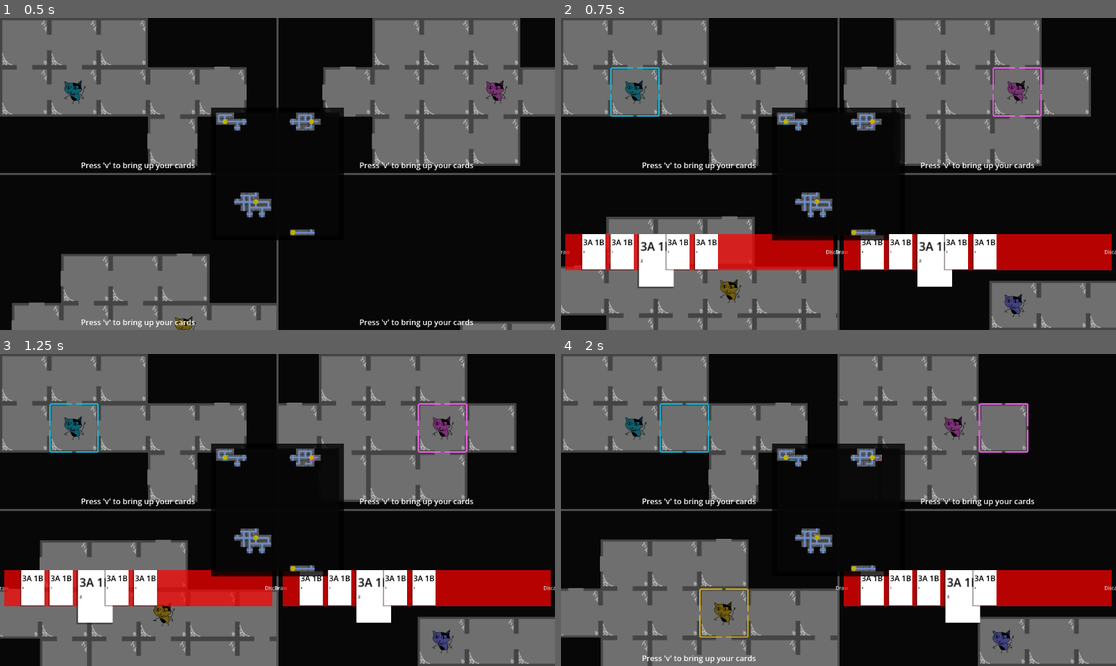
Above: before the commit, frames 1-4 (two rows, left to right).
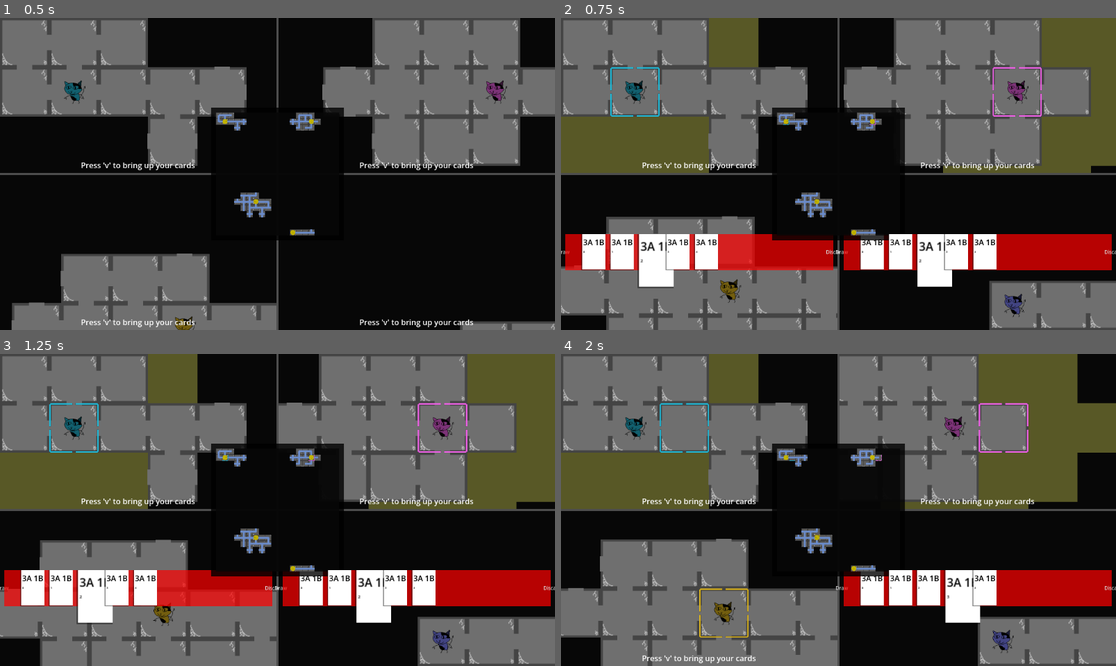
Above: after the commit, the same moments.

Repository: emrysshevek/gameganggame
Game: Godot game, scene res://scenes/GameScene.tscn
Two runs of this game, one before a commit and one after it. Both use one fixed random seed, a clock stepped at 60 frames per second and the inputs below.
Inputs (mouse positions are in pixels of both pictures, inside the frame that each line leads up to):
- Up to frame 1 (0.5 s): no input
- Up to frame 2 (0.75 s): tap V (debug_v) at 0.5 s; move the mouse to (960, 158) at 0.52 s; hold D (move_right) from 0.53 s (still down); click (960, 158) at 0.6 s
- Up to frame 3 (1.25 s): keep holding D (move_right)
- Up to frame 4 (2 s): release D (move_right) at 1.25 s; click (705, 588) at 1.27 s

Frame 1 is identical in both runs. In frame 2, 12% of the frame differs, in the area x 0-100%, y 0-50%; in frame 3, 13%; in frame 4, 15%.
Error after the commit: Invalid access to property or key 'target_range_max' on a base object of type 'Nil'. (res://scenes/grid_manager.gd:179)

Commit message:
added targetting highlight
ToDo:
*refactor grid_manager->highlight targettable tiles and card->validate target so they aren't both checking distance and tile type
*make tile highlights go away after targetting ended
*test highlights only appearing for correct player and not on minimap? maybe show them on minimap..

Diff:
--- a/cards/card.gd
+++ b/cards/card.gd
@@ -1,7 +1,5 @@
 class_name Card
 extends Control
-
-enum target_types{caster, character, explored_tile, unexplored_tile}
 
 #region Signals
 signal clicked()
@@ -16,8 +14,9 @@
 @export var deck: Deck = null
 @export var pile: Pile = null
 var is_faceup: bool = true
-var targets: Dictionary[Node, target_types]
-var targets_required: Dictionary[target_types, int]
+var targets: Dictionary[Node, Model.ObjectTypes]
+var targets_required: Dictionary[Model.ObjectTypes, int]
+@onready var target_range_max:int = 3 #set to 0 to auto-target own character or tile
 
 @export var focus: Focusable
 
@@ -48,7 +47,7 @@
 		_costs_hbox.add_child(label)
 
 	#testing
-	targets_required[target_types.unexplored_tile] = 1
+	targets_required[Model.ObjectTypes.TILE] = 1
 #endregion
 
 
@@ -78,7 +77,7 @@
 func play() -> void:
 	targets.clear()
 	#check if targetting is needed by the card
-	if targets_required.has(target_types.caster) == true:
+	if targets_required.has(Model.ObjectTypes.PLAYER_CHARACTER) == true && target_range_max == 0:
 		#no targetting needed, only affects caster. some other types may not require targetting and can be added here
 		#play card effect
 		_trigger_play_ability()
@@ -86,12 +85,14 @@
 		#call state machine to switch to 'targetting' state, pass it card owner so events knows who is calling for switch
 		Events.request_input_state_transition.emit(Model.InputState.TARGET, owning_character)
 
-func validate_target(potential_target:Tile): #overwrite(?) this for sub-class cards
+func validate_target(potential_target:Tile, just_checking:bool) -> bool: #overwrite(?) this for sub-class cards
 	#called from the cursor when the player selects a target with the cursor in TARGET state
 	#the OBJECT_TYPE of the target is already checked by the tile, but not necessarily target_type
 	if potential_target.is_tile_revealed == false:
-		targets[potential_target] = target_types.unexplored_tile
-		check_targetting_finished()
+		if just_checking == false:
+			targets[potential_target] = Model.ObjectTypes.TILE
+		return true
+	return false
 
 func check_targetting_finished():
 	if targets_required.size() > targets.size():
@@ -100,40 +101,60 @@
 		#verifying that player hasn't selected too many targets
 		targets.clear() #so they can start over
 		pass #stay in targetting mode, indicate player to re-pick targets
-	var approved_targets: Dictionary[target_types, int]
-	#check each target type that is required to see if the right number of each have been provided
+	#var approved_targets: Dictionary[Model.ObjectTypes, int]
+	##check each target type that is required to see if the right number of each have been provided
+	#for each_target_type in targets_required.keys():
+		#for each_node_type in targets.values():
+			#if approved_targets.has(each_node_type) == true:
+				#approved_targets[each_node_type] += 1
+			#else:
+				#approved_targets[each_node_type] = 1
+	#checks that the 'approved targets' dictionary created above by counting types of targets in 'targets'
+	#matches the required targets
+	if targets_required.recursive_equal(translate_targets(), 1) == true:
+		Events.request_input_state_transition.emit(Model.InputState.CARD, owning_character)
+		_trigger_play_ability()
+	else:
+		print ("somehow player picked invalid targets")
+		assert(false)
+
+func translate_targets() -> Dictionary[Model.ObjectTypes, int]:
+	#returns a dictionary of all current targets that matches the formatting of 'targets_required' for comparison
+	var translated_target_dictionary:Dictionary[Model.ObjectTypes, int]
 	for each_target_type in targets_required.keys():
 		for each_node_type in targets.values():
-			if approved_targets.has(each_node_type) == true:
-				approved_targets[each_node_type] += 1
+			if translated_target_dictionary.has(each_node_type) == true:
+				translated_target_dictionary[each_node_type] += 1
 			else:
-				approved_targets[each_node_type] = 1
-	#checks that the 'approved targets' dictionary created above by counting types of targets in 'targets'
-	#matches the required targets
-	if targets_required.recursive_equal(approved_targets, 1) == true:
-		Events.request_input_state_transition.emit(Model.InputState.CARD, owning_character)
-		_trigger_play_ability()
-	else:
-		print ("somehow player picked invalid targets")
-		assert(false)
+				translated_target_dictionary[each_node_type] = 1
+	return translated_target_dictionary
 
 func get_my_target_types():
 	return targets_required.keys()
 
-func get_remaining_target_types() -> Array[target_types]:
-	var return_types:Array[target_types]
+func get_remaining_target_types() -> Array[Model.ObjectTypes]:
+	var return_types:Array[Model.ObjectTypes]
+	var translated_current_targets = translate_targets()
 	for each_required_type in targets_required.keys():
-		if targets.values().has(each_required_type):
-			if targets[each_required_type == targets_required[each_required_type]]:
+		if translated_current_targets.has(each_required_type) == true:
+			if targets_required[each_required_type] == translated_current_targets[each_required_type]:
 				pass
-			elif targets[each_required_type > targets_required[each_required_type]]:
-				print("too many targets selected")
-				assert(false)
-			elif targets[each_required_type < targets_required[each_required_type]]:
-				print("more targets needed")
+			else:
 				return_types.append(each_required_type)
 		else:
 			return_types.append(each_required_type)
+	#for each_required_type in targets_required.keys():
+		#if targets.values().has(each_required_type):
+			#if targets[each_required_type] == targets_required[each_required_type]:
+				#pass
+			#elif targets[each_required_type] > targets_required[each_required_type]:
+				#print("too many targets selected")
+				#assert(false)
+			#elif targets[each_required_type] < targets_required[each_required_type]:
+				#print("more targets needed")
+				#return_types.append(each_required_type)
+		#else:
+			#return_types.append(each_required_type)
 	return return_types
 
 func discard() -> void:
@@ -159,7 +180,7 @@
 
 
 func _trigger_discard_ability() -> void:
-	targets[owning_character] = target_types.caster
+	#targets[owning_character] = target_types.caster
 	owning_character.movement += 1
 #endregion
 
--- a/entities/character.gd
+++ b/entities/character.gd
@@ -116,3 +116,5 @@
 			cursor_sprite.set_remote_camera_transform(my_screen.player_sub_viewport.camera)
 		else:
 			character_sprite.set_remote_camera_transform(my_screen.player_sub_viewport.camera)
+		if new_state == Model.InputState.TARGET:
+			Utils.try_get_grid_man().highlight_targettable_tiles(get_my_current_playing_card(), grid_coordinates, 0)
--- a/entities/cursor_sprite.gd
+++ b/entities/cursor_sprite.gd
@@ -29,6 +29,6 @@
 			if character_ref.get_my_current_playing_card() != null:
 				var current_card = character_ref.get_my_current_playing_card()
 				var grid_man = Utils.try_get_grid_man()
-				current_card.validate_target(grid_man.get_tile_objects(current_card.get_remaining_target_types()[0], grid_coordinates))
-
+				if current_card.validate_target(grid_man.get_tile_objects(current_card.get_remaining_target_types()[0], grid_coordinates), false) == true:
+					current_card.check_targetting_finished()
 			#add the selected tile/object to the 'target' for the card being played in input_state_machine
--- a/global/model.gd
+++ b/global/model.gd
@@ -24,6 +24,16 @@
 ## Object Types.
 enum ObjectTypes {
 	TILE,
+	PLAYER_CHARACTER,
+}
+
+enum CullingLayers {
+	VISIBLE_ALL,
+	VISIBLE_MINIMAP_ONLY,
+	VISIBLE_P1_ONLY,
+	VISIBLE_P2_ONLY,
+	VISIBLE_P3_ONLY,
+	VISIBLE_P4_ONLY,
 }
 
 ## Action StringNames. These should be a 1:1 mapping to the actions defined in
--- a/scenes/Tile.tscn
+++ b/scenes/Tile.tscn
@@ -77,3 +77,8 @@
 points = PackedVector2Array(65, 60, 125, 60)
 width = 20.0
 default_color = Color(0.5254902, 0.6862745, 0.9882353, 1)
+
+[node name="SelectionHighlight" type="Polygon2D" parent="Tile_Bkgd" unique_id=1783550796]
+visibility_layer = 0
+color = Color(1, 1, 0.40392157, 0.3254902)
+polygon = PackedVector2Array(64, 0, 64, 64, 0, 64, 0, 0)
--- a/scenes/game_scene.gd
+++ b/scenes/game_scene.gd
@@ -96,7 +96,14 @@
 	minimap_viewport.set_fade(0.8)
 	minimap_viewport.set_stretch(false)
 	minimap_viewport.position = minimap_coords[number_of_players - 1]
-	var culling_dictionary:Dictionary[int,bool] = {0:true, 1:true}
+	var culling_dictionary:Dictionary[Model.CullingLayers,bool] = {
+		Model.CullingLayers.VISIBLE_ALL:true,
+		Model.CullingLayers.VISIBLE_MINIMAP_ONLY:true,
+		Model.CullingLayers.VISIBLE_P1_ONLY:false,
+		Model.CullingLayers.VISIBLE_P2_ONLY:false,
+		Model.CullingLayers.VISIBLE_P3_ONLY:false,
+		Model.CullingLayers.VISIBLE_P4_ONLY:false,
+	}
 	minimap_viewport.set_layers_visible(culling_dictionary)
 	var minimap_camera_center_position = Vector2((grid_man.map_width * _tile_size.x) / 2, ( (grid_man.map_height * _tile_size.y)) / 2)
 	minimap_viewport.move_camera(minimap_camera_center_position)
--- a/scenes/grid_manager.gd
+++ b/scenes/grid_manager.gd
@@ -138,6 +138,14 @@
 	return_array.append(starting_tile)
 	return return_array
 
+func get_tiles_in_crow_flies_range(floor:int, from_tile_coords:Vector2, distance:int) -> Array[Tile]:
+	var returning_tiles:Array[Tile]
+	for each_tile in _get_all_tiles(floor):
+		var tile_distance_from_target = abs(each_tile.grid_coordinates.x - from_tile_coords.x) + abs(each_tile.grid_coordinates.y - from_tile_coords.y)
+		if tile_distance_from_target <= distance:
+			returning_tiles.append(each_tile)
+	return returning_tiles
+
 func get_distance(floor:int, from_tile_coords:Vector2, to_tile_coords:Vector2):
 	var from_tile = floor_maps[level][from_tile_coords.x][from_tile_coords.y]
 	var to_tile = floor_maps[level][to_tile_coords.x][to_tile_coords.y]
@@ -167,13 +175,11 @@
 		return false
 	return true
 
-func set_highlight_tiles(tiles:Array[Tile], highlight_on:bool, include_unrevealed:bool):
-	for each_tile in tiles:
-		if include_unrevealed == false:
-			if each_tile.is_tile_revealed == true:
-				each_tile.set_highlight(highlight_on)
-		else:
-			each_tile.set_highlight(highlight_on)
+func highlight_targettable_tiles(evaluating_card:Card, origin_point:Vector2, floor:int):
+	var tiles_in_range = get_tiles_in_crow_flies_range(floor, origin_point, evaluating_card.target_range_max)
+	for each_tile in tiles_in_range:
+		if evaluating_card.validate_target(each_tile, true) == true:
+			each_tile.set_highlight(evaluating_card.owning_character.character_id, true)
 
 func move_object(object, tile_coord:Vector2, floor:int):
 	if object.type == GridSprite.sprite_types.character:
--- a/scenes/player_screen.gd
+++ b/scenes/player_screen.gd
@@ -31,7 +31,16 @@
 
 
 func _setup_player_viewport() -> void:
-	var player_culling_dictionary:Dictionary[int,bool] = {0:true, 1:false}
+	var this_player_only_culling_layer = Model.CullingLayers.values()[2 + player_id]
+	var player_culling_dictionary:Dictionary[Model.CullingLayers,bool] = {
+		Model.CullingLayers.VISIBLE_ALL:true,
+		Model.CullingLayers.VISIBLE_MINIMAP_ONLY:false,
+		Model.CullingLayers.VISIBLE_P1_ONLY:false,
+		Model.CullingLayers.VISIBLE_P2_ONLY:false,
+		Model.CullingLayers.VISIBLE_P3_ONLY:false,
+		Model.CullingLayers.VISIBLE_P4_ONLY:false,
+	}
+	player_culling_dictionary[this_player_only_culling_layer] = true
 	var camera_limits = origin_viewport._camera_limits
 
 	player_sub_viewport.set_viewport_world(origin_viewport._world)
--- a/scenes/player_subviewport.gd
+++ b/scenes/player_subviewport.gd
@@ -33,7 +33,7 @@
 func set_fade(percent:float):
 	modulate.a = percent
 
-func set_layers_visible(layers:Dictionary[int,bool]): #the layer # starts at 0 despite being 1-10 in the UI :V
+func set_layers_visible(layers:Dictionary[Model.CullingLayers,bool]): #the layer # starts at 0 despite being 1-10 in the UI :V
 	for each_layer_key in layers.keys():
 		subviewport.set_canvas_cull_mask_bit(each_layer_key, layers[each_layer_key])
 #endregion
--- a/scenes/tile.gd
+++ b/scenes/tile.gd
@@ -18,6 +18,7 @@
 var a_star_id:int #used by A* for identifying tile
 var tile_size:Vector2
 @onready var _tile_bkd:Sprite2D = $Tile_Bkgd
+@onready var _highlight:Polygon2D = $Tile_Bkgd/SelectionHighlight
 var _revealed_texture:Resource
 #endregion
 
@@ -79,11 +80,11 @@
 func set_path(direction:int, path_obj:path):
 	paths[direction] = path_obj
 
-func set_highlight(on:bool):
-	if on == true:
-		_tile_bkd.self_modulate = Color("#db9718")
+func set_highlight(for_character_id:int, highlight_on:bool):
+	if highlight_on == true:
+		_highlight.set_visibility_layer_bit(for_character_id + 2, true)
 	else:
-		_tile_bkd.self_modulate = Color("ffffff")
+		_highlight.set_visibility_layer_bit(for_character_id + 2, false)
 
 func set_revealed_texture(texture_resource:Resource):
 	_revealed_texture = texture_resource
